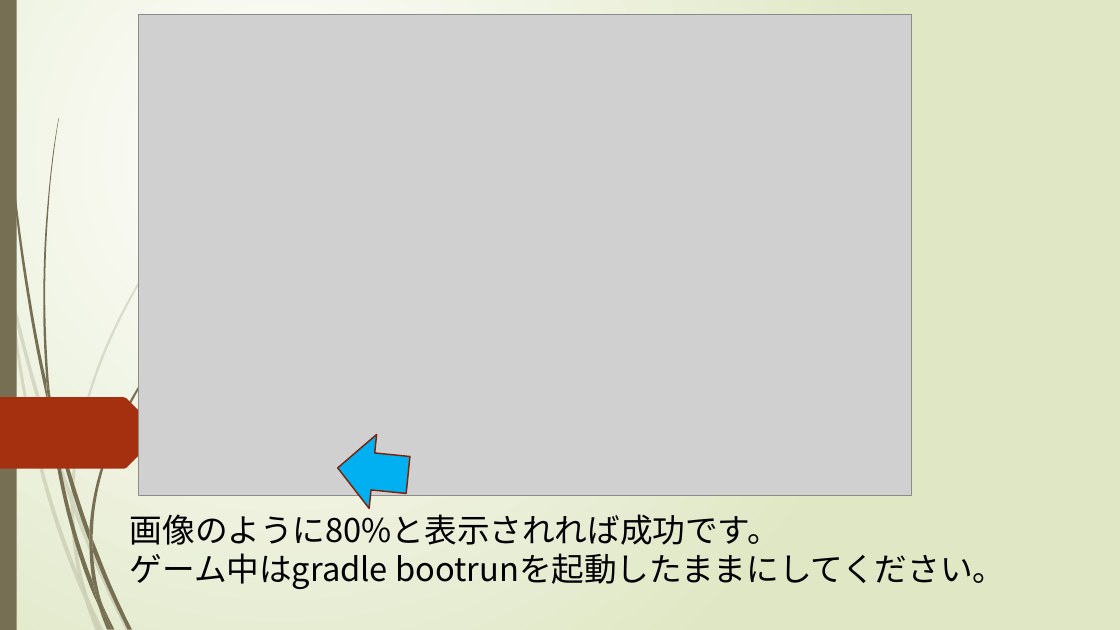
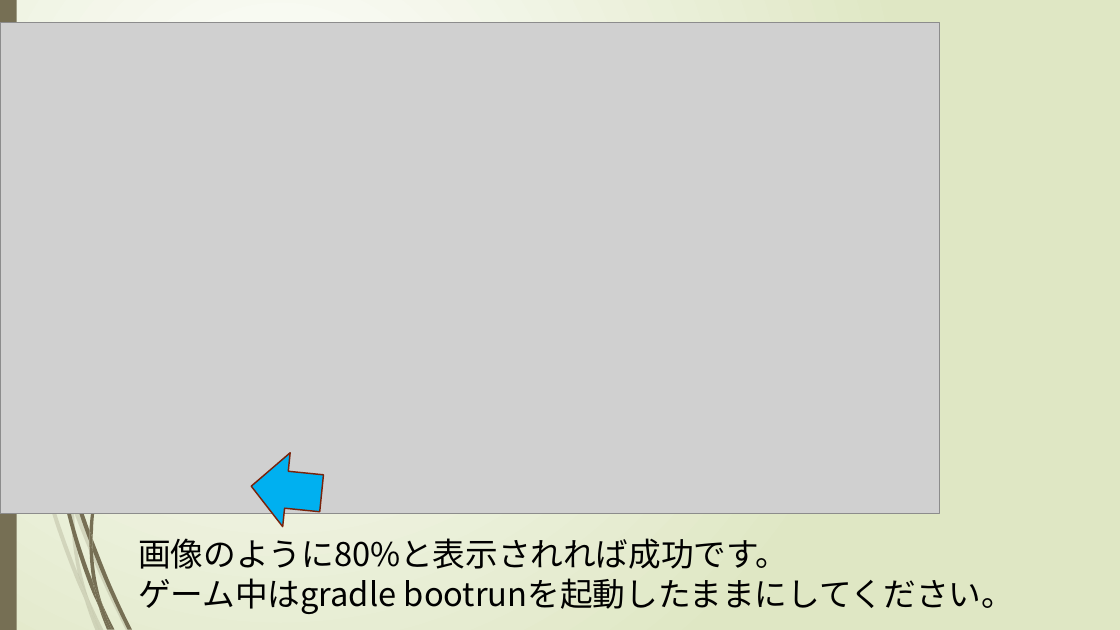
Before and after one commit to e1b20111/hogemon, a slide deck: slide 6 of hogemonマニュアル.pptx (slide 7 before the commit). Drawn at 1120x630 pixels with LibreOffice and Linux fonts; fonts in the diff are those of the drawing; grey boxes stand for pictures. Boxes give left, top, right and bottom in pixels: in the first picture for what was removed or moved away, otherwise in the second. Text is boxed around its words. In the diff, an @@ line names an element or a change of style, - is before the commit and + after.

```diff
--- a/hogemonマニュアル.pptx
+++ b/hogemonマニュアル.pptx
@@ picture: place and size @@
-picture at [139, 14, 912, 495]
+picture at [0, 23, 940, 514]
@@ freeform shape removed at [43, 118, 59, 397] @@
@@ freeform shape removed at [71, 129, 262, 501] @@
@@ freeform shape removed at [12, 290, 71, 503] @@
@@ freeform shape removed at [46, 377, 54, 424] @@
@@ right arrow: place and size @@
-right arrow at [334, 431, 412, 512]
+right arrow at [248, 449, 325, 530]
@@ text "画像のように80%と表示されれば成功です。": place and size @@
-text "画像のように80%と表示されれば成功です。" at [130, 514, 1005, 589]
+text "画像のように80%と表示されれば成功です。" at [138, 538, 1014, 614]
```
Also in this commit, not shown: 1 other slide changed, 3 slides added, 5 slides removed.
